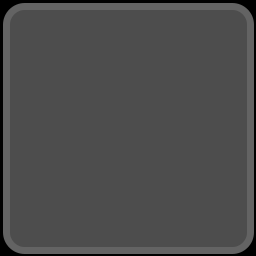
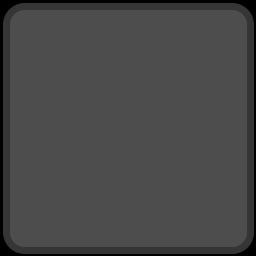
Before/after of a 256px x 256px layered artwork. What changed in the layer stack:
added layer "Rounded Rectangle 1 copy 4" above "Rounded Rectangle 1 copy 3" over [3, 3, 254, 254]
hid "Rounded Rectangle 1", painted on it over [3, 3, 254, 254]
